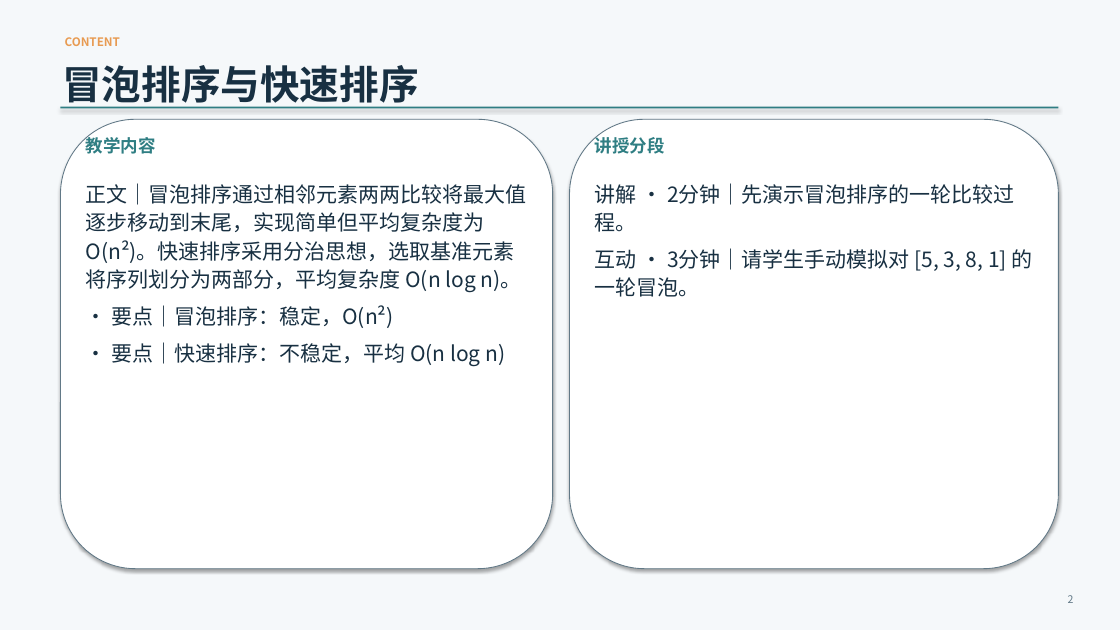
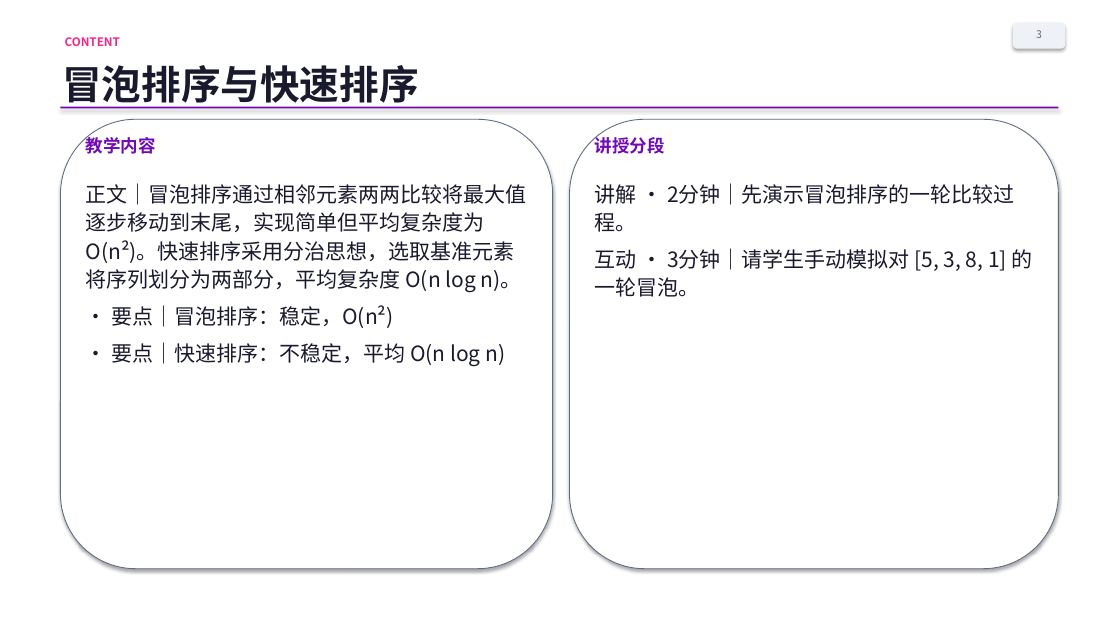
Before and after one commit to ggg333219/2026FWW-provin, a slide deck: slide 3 of docs/导出验证/sample_export.pptx (slide 2 before the commit). Drawn at 1120x630 pixels with LibreOffice and Linux fonts; fonts in the diff are those of the drawing. Boxes give left, top, right and bottom in pixels: in the first picture for what was removed or moved away, otherwise in the second. Text is boxed around its words. In the diff, an @@ line names an element or a change of style, - is before the commit and + after.

```diff
--- a/docs/导出验证/sample_export.pptx
+++ b/docs/导出验证/sample_export.pptx
@@ background #F5F8FA to #FFFFFF @@
@@ rounded rectangle added at (x1=1013, y1=23, x2=1065, y2=49), fill #EEF1F5 @@
@@ text colour #183042 to #1A1A2E in 3 elements at (x1=86, y1=183, x2=527, y2=366), (x1=595, y1=183, x2=1033, y2=297), (x1=62, y1=65, x2=419, y2=109) @@
@@ text "CONTENT" at (x1=65, y1=37, x2=120, y2=46): text colour #E89B52 to #F72585 @@
@@ text added at (x1=1036, y1=30, x2=1042, y2=38), 9 pt, text #5F6C84 @@
+3
@@ rounded rectangle at (x1=60, y1=119, x2=553, y2=569): outline #627987 0.75 pt to #5F6C84 0.75 pt @@
@@ rectangle at (x1=60, y1=107, x2=1059, y2=108): fill #2F7E83 to #7209B7 @@
@@ rounded rectangle at (x1=570, y1=119, x2=1059, y2=569): outline #627987 0.75 pt to #5F6C84 0.75 pt @@
@@ text "教学内容" at (x1=86, y1=134, x2=156, y2=154): text colour #2F7E83 to #7209B7 @@
@@ text "讲授分段" at (x1=595, y1=134, x2=665, y2=154): text colour #2F7E83 to #7209B7 @@
@@ text removed at (x1=1068, y1=595, x2=1074, y2=603) @@
-2
```
Also in this commit, not shown: 4 other slides changed, 1 slide added, 11 other files.
